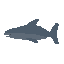
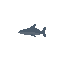
Two versions of the same layered image (64×64). Layer-by-layer changes:
painted on "Layer 1" over [4,19,59,44]
